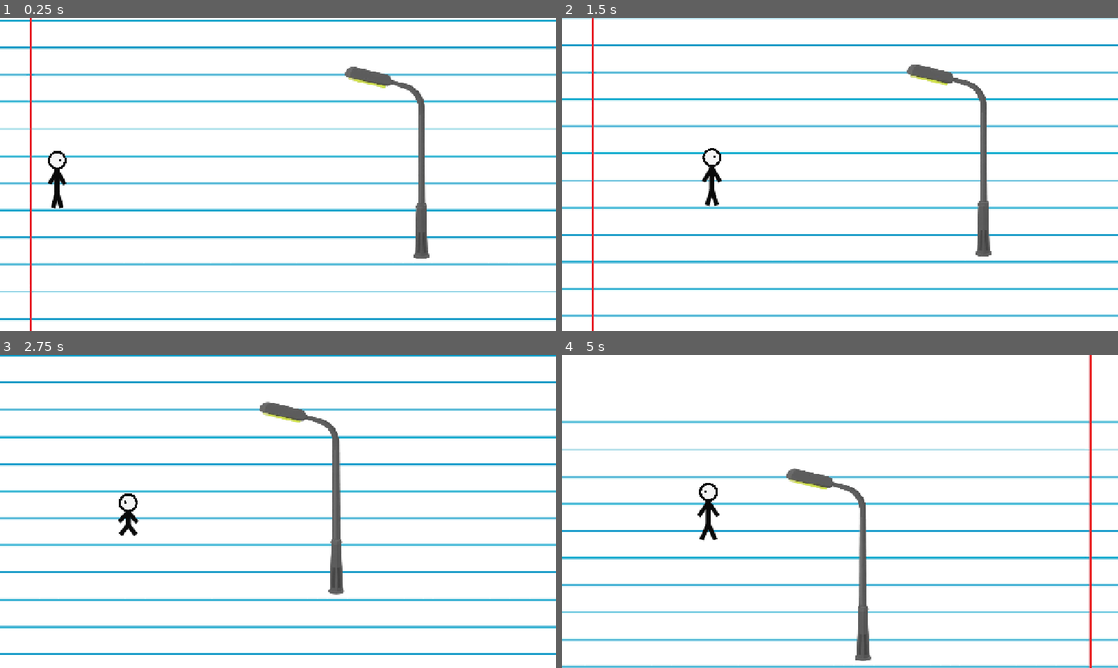
Above: before the commit, frames 1-4 (two rows, left to right).
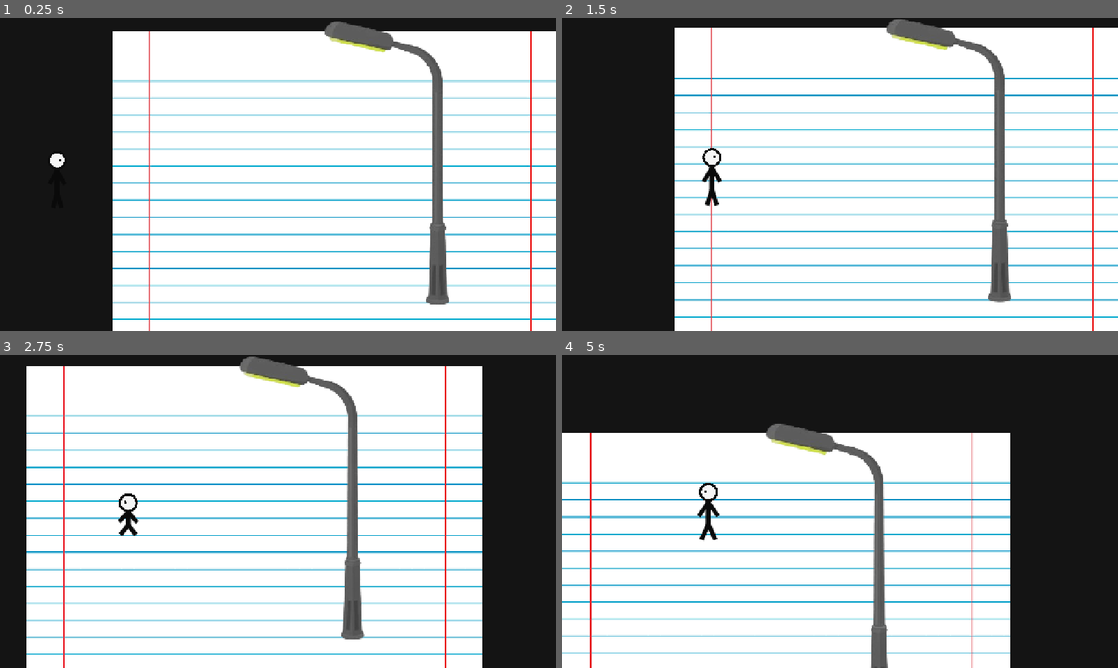
Above: after the commit, the same moments.

Repository: zamuuk13-sketch/TRY-HACKING-ME-NEW-
Game: Godot game, scene res://scenes/main.tscn
Two runs of this game, one before a commit and one after it. Both use one fixed random seed, a clock stepped at 60 frames per second and the inputs below.
Inputs:
- Up to frame 1 (0.25 s): no input
- Up to frame 2 (1.5 s): hold C (crouch) 0.53-1.28 s; hold D (move_right) from 0.53 s (still down); tap Space (jump) at 0.77 s; tap Shift at 1.35 s
- Up to frame 3 (2.75 s): tap Space (jump) at 1.52 s; release D (move_right) at 2.03 s; hold A (move_left) from 2.03 s (still down); hold C (crouch) from 2.03 s (still down)
- Up to frame 4 (5 s): release A (move_left) at 2.78 s; release C (crouch) at 2.78 s; hold D (move_right) 2.78-4.28 s; tap Shift at 2.85, 4.35 s; tap Space (jump) at 3.02, 3.77, 4.52 s; hold C (crouch) 3.53-4.28 s; hold A (move_left) from 4.28 s (still down)

The runs differ from the first frame. In frame 1, 41% of the frame differs, in the area x 0-100%, y 0-100%; in frame 2, 40%; in frame 3, 39%; in frame 4, 54%.
Error after the commit: Parse Error: Identifier "target_height" not declared in the current scope. (res://scripts/world.gd:84)

Commit message:
Deixa poste na altura do personagem e mantém colisão estreita

Diff:
--- a/scripts/world.gd
+++ b/scripts/world.gd
@@ -78,9 +78,10 @@
 	sprite.z_index = 10
 	var image_size := texture.get_size()
 	if image_size.x > 0.0 and image_size.y > 0.0:
-		var target_height := 340.0
+		# Altura visual aproximada do personagem, sem alterar a largura manualmente.
+		var target_height := 84.0
 		sprite.scale = Vector2.ONE * (target_height / image_size.y)
-	print("[ASSET OK] POSTE: ", POLE_PATH, " | ", image_size, " | escala ", sprite.scale)
+	print("[ASSET OK] POSTE: ", POLE_PATH, " | ", image_size, " | altura ", target_height, " | escala ", sprite.scale)
 
 func _setup_left_boundary() -> void:
 	var boundary := get_node_or_null("Level01/LeftBoundary") as StaticBody2D
